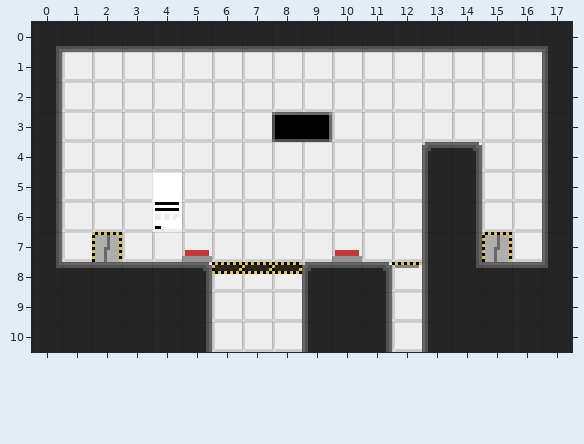
Tiled map -- scenes/Maps/Level 4.tmx. Above is the file before it was changed.
Cells are 10x10 px. Shown: x 0..17, y 0..10.
The result:
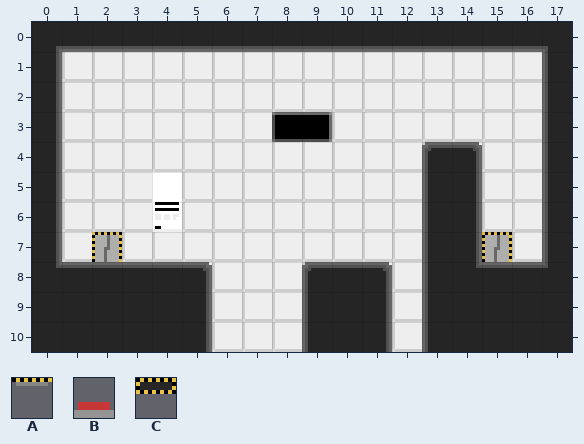
Key: from "Levels": A 15, B 16, C 21.
_ is an empty cell.
Change:
Layer "Level":
y 7: x 5 B -> _; x 10 B -> _
y 8: x 6..8 CCC -> ___; x 12 A -> _
Changed places in both pictures, as pixel boxes (x1, y1, x2, y2):
removed: (182, 250, 302, 274)
removed: (332, 250, 362, 262)
removed: (392, 262, 422, 268)
